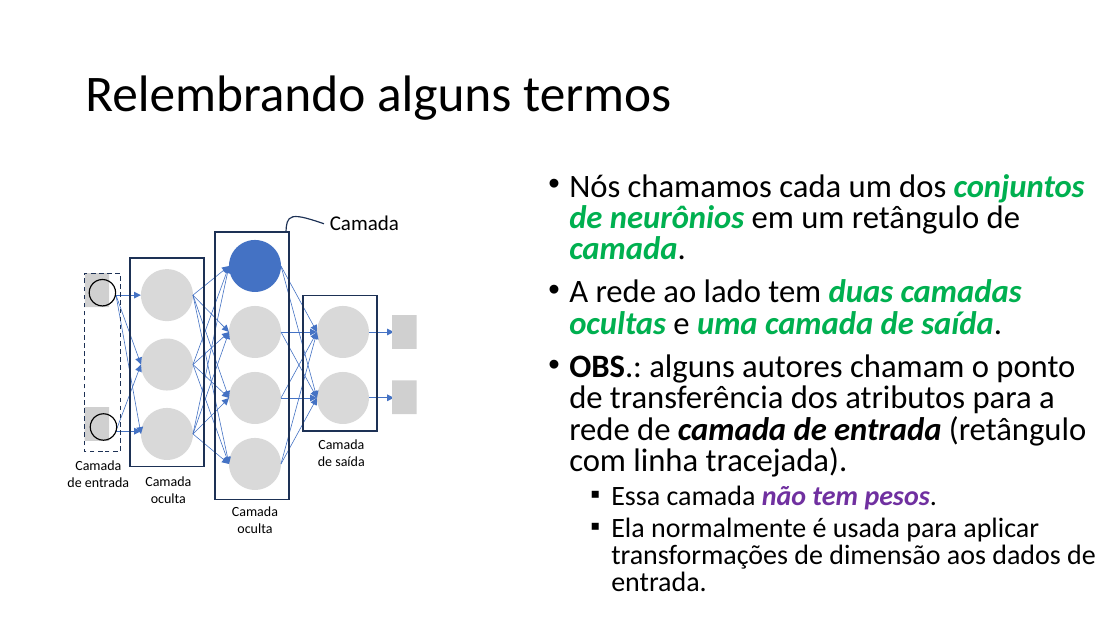
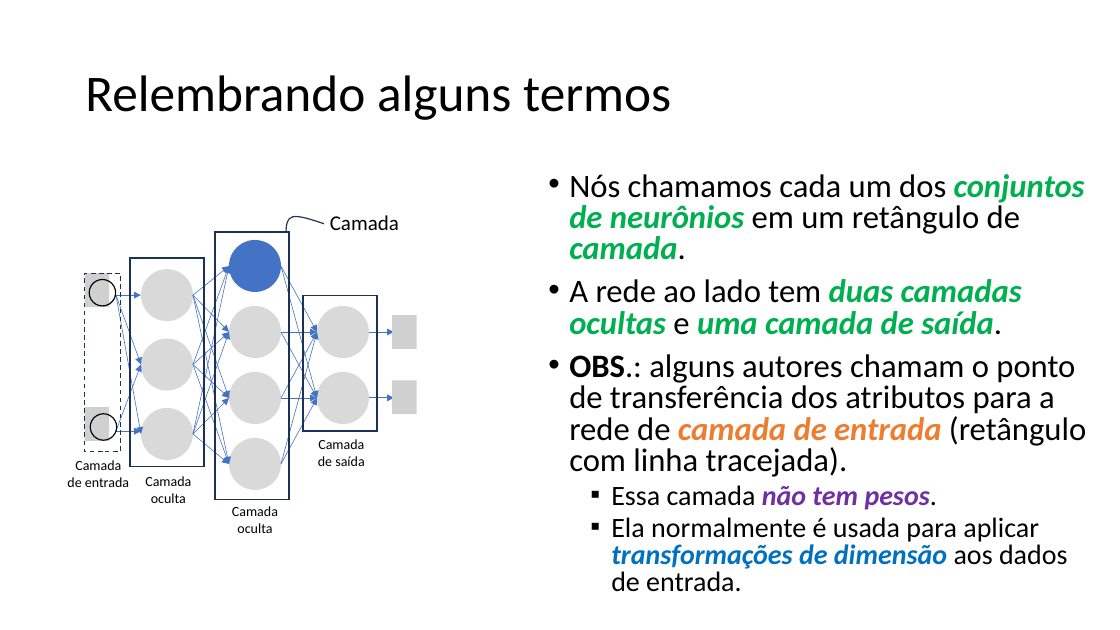
Before and after one commit to zz4fap/tp557-iot-ml, a slide deck: slide 9 of slides/TP557_7_Regressão_com_DNNs_parte_I.pptx. Drawn at 1120x630 pixels with LibreOffice and Linux fonts; fonts in the diff are those of the drawing; grey boxes stand for pictures. Boxes give left, top, right and bottom in pixels: in the first picture for what was removed or moved away, otherwise in the second. Text is boxed around its words. In the diff, an @@ line names an element or a change of style, - is before the commit and + after.

```diff
--- a/slides/TP557_7_Regressão_com_DNNs_parte_I.pptx
+++ b/slides/TP557_7_Regressão_com_DNNs_parte_I.pptx
@@ text at bbox=[569, 354, 1086, 592]: text colour #000000 to #ED7D31 in "camada de entrada"; text colour #000000 to #0070C0, bold on, italic on in "transformações de dimensão" @@
```
Also in this commit, not shown: 7 other slides changed, 2 other files.
